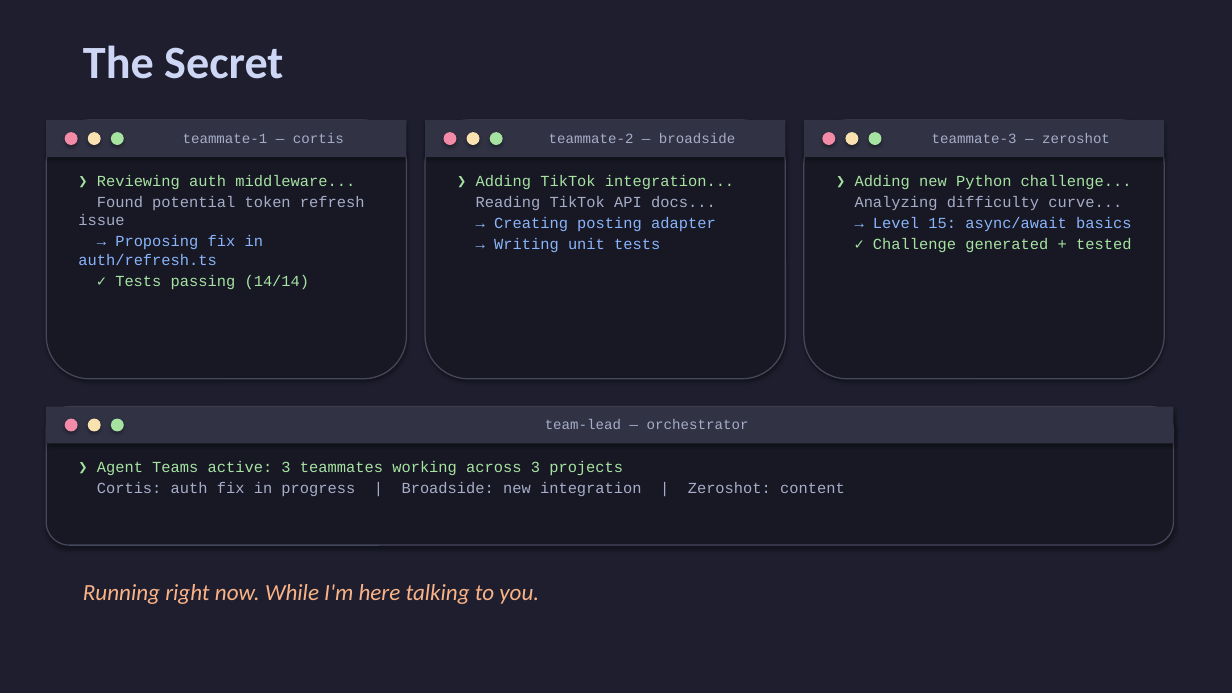
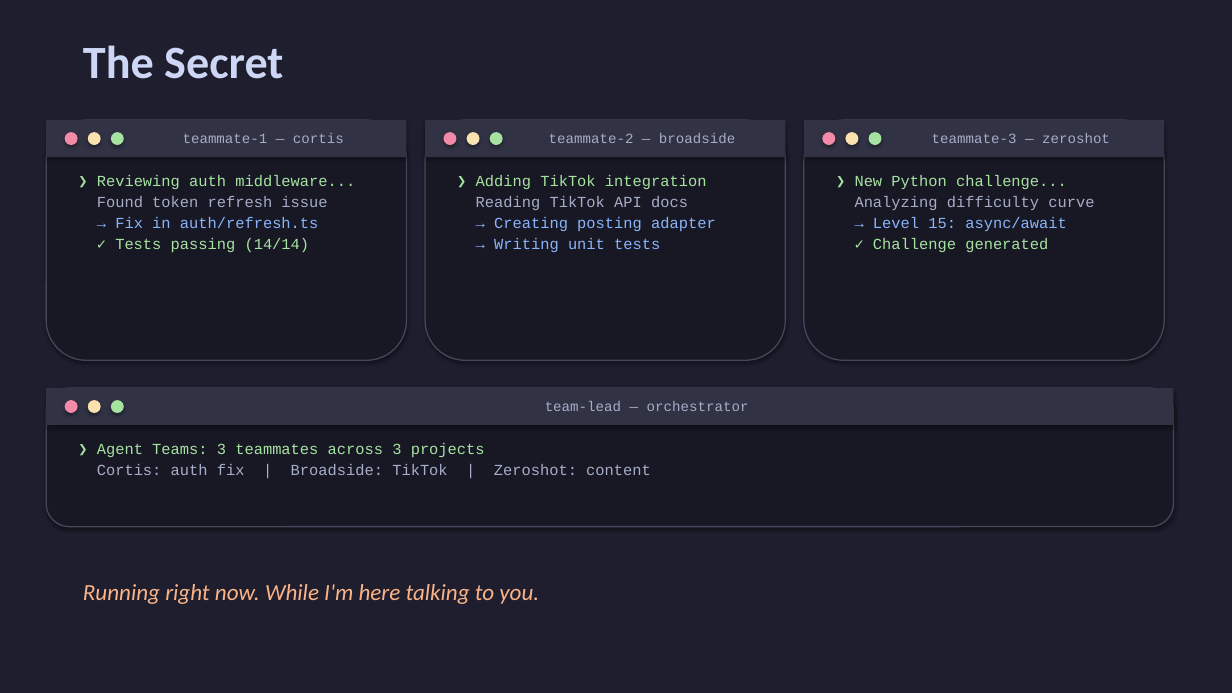
Before and after one commit to harshssd/ai-dev-talk, a slide deck: slide 3 of ai-dev-talk.pptx. Drawn at 1232x693 pixels with LibreOffice and Linux fonts; fonts in the diff are those of the drawing. Boxes give left, top, right and bottom in pixels: in the first picture for what was removed or moved away, otherwise in the second. Text is boxed around its words. In the diff, an @@ line names an element or a change of style, - is before the commit and + after.

```diff
--- a/ai-dev-talk.pptx
+++ b/ai-dev-talk.pptx
@@ rounded rectangle resized from (x1=46, y1=120, x2=407, y2=379) to (x1=46, y1=120, x2=407, y2=360) @@
@@ rounded rectangle resized from (x1=425, y1=120, x2=786, y2=379) to (x1=425, y1=120, x2=786, y2=360) @@
@@ rounded rectangle resized from (x1=804, y1=120, x2=1165, y2=379) to (x1=804, y1=120, x2=1165, y2=360) @@
@@ text at (x1=476, y1=175, x2=707, y2=210): text changed @@
-❯ Adding TikTok integration...
-Reading TikTok API docs...
+❯ Adding TikTok integration
+Reading TikTok API docs
@@ text at (x1=855, y1=175, x2=1094, y2=252): text changed @@
-❯ Adding new Python challenge...
-Analyzing difficulty curve...
-→ Level 15: async/await basics
-✓ Challenge generated + tested
+❯ New Python challenge...
+Analyzing difficulty curve
+→ Level 15: async/await
+✓ Challenge generated
@@ text at (x1=97, y1=196, x2=327, y2=228): text changed @@
-Found potential token refresh issue
-→ Proposing fix in auth/refresh.ts
+Found token refresh issue
+→ Fix in auth/refresh.ts
@@ 3 ellipses, 1 text, 1 rounded rectangle, 1 rectangle moved together from (x1=46, y1=407, x2=1174, y2=545) to (x1=46, y1=388, x2=1174, y2=527) @@
@@ text at (x1=97, y1=443, x2=651, y2=475): text changed @@
-❯ Agent Teams active: 3 teammates working across 3 projects
-Cortis: auth fix in progress | Broadside: new integration | Zeroshot: content
+❯ Agent Teams: 3 teammates across 3 projects
+Cortis: auth fix | Broadside: TikTok | Zeroshot: content
```
Also in this commit, not shown: 3 other slides changed.
